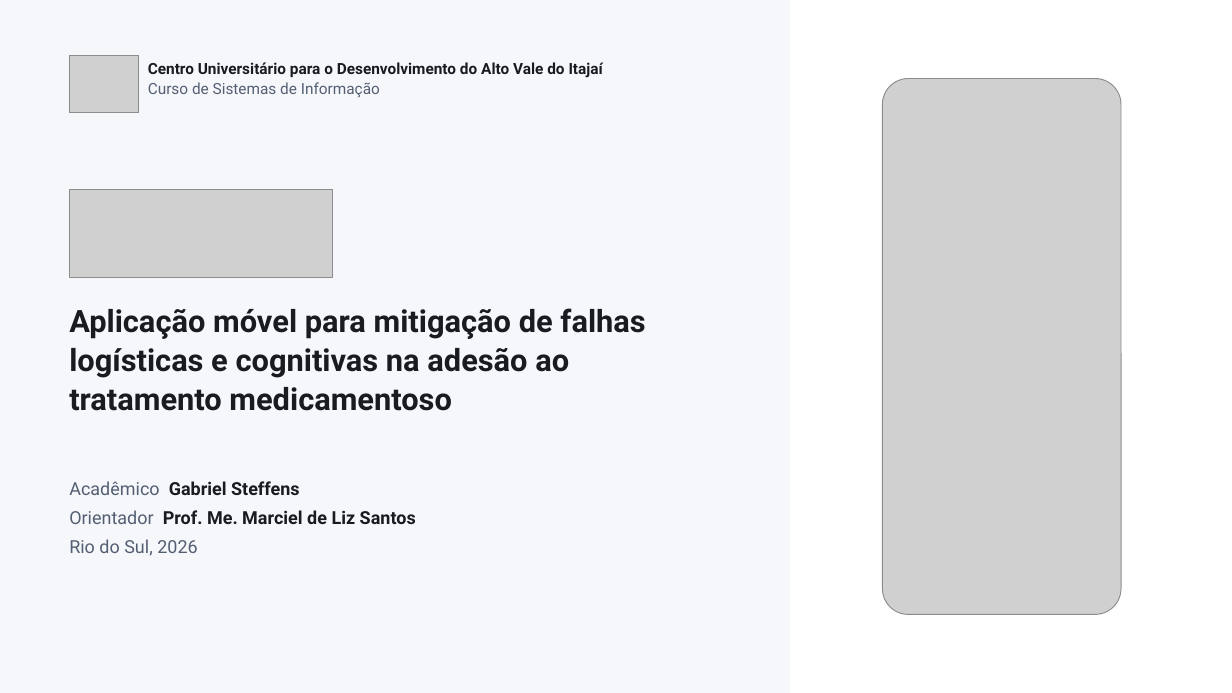
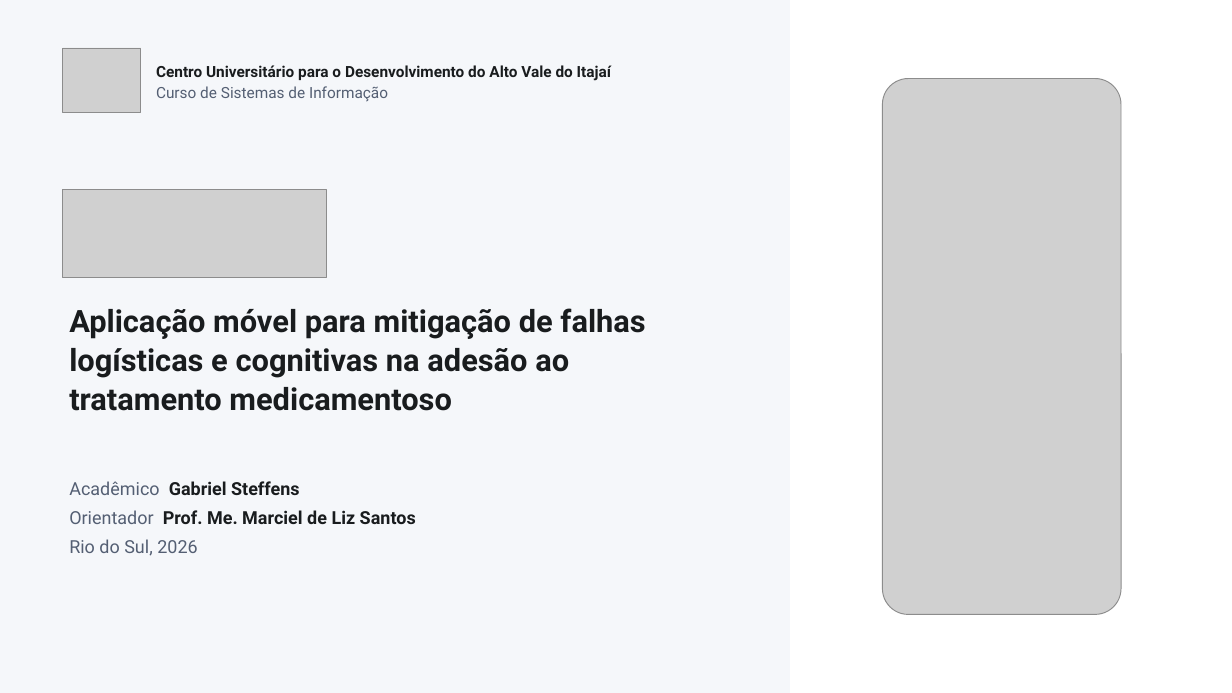
Before and after one commit to gabste8831/Mapill-Health-App, a slide deck: slide 1 of docs/tcc/apresentacao-mapill.pptx. Drawn at 1232x693 pixels with LibreOffice and Linux fonts; fonts in the diff are those of the drawing; grey boxes stand for pictures. Boxes give left, top, right and bottom in pixels: in the first picture for what was removed or moved away, otherwise in the second. Text is boxed around its words. In the diff, an @@ line names an element or a change of style, - is before the commit and + after.

```diff
--- a/docs/tcc/apresentacao-mapill.pptx
+++ b/docs/tcc/apresentacao-mapill.pptx
@@ picture: place and size @@
-picture at (69, 55, 139, 113)
+picture at (63, 48, 140, 113)
@@ text "Centro Universitário para o Desenvolvimento ...": place and size @@
-text "Centro Universitário para o Desenvolvimento ..." at (148, 62, 603, 98)
+text "Centro Universitário para o Desenvolvimento ..." at (156, 65, 611, 102)
@@ picture: place and size @@
-picture at (69, 189, 333, 277)
+picture at (63, 189, 326, 277)
```
Also in this commit, not shown: 8 other slides changed.
